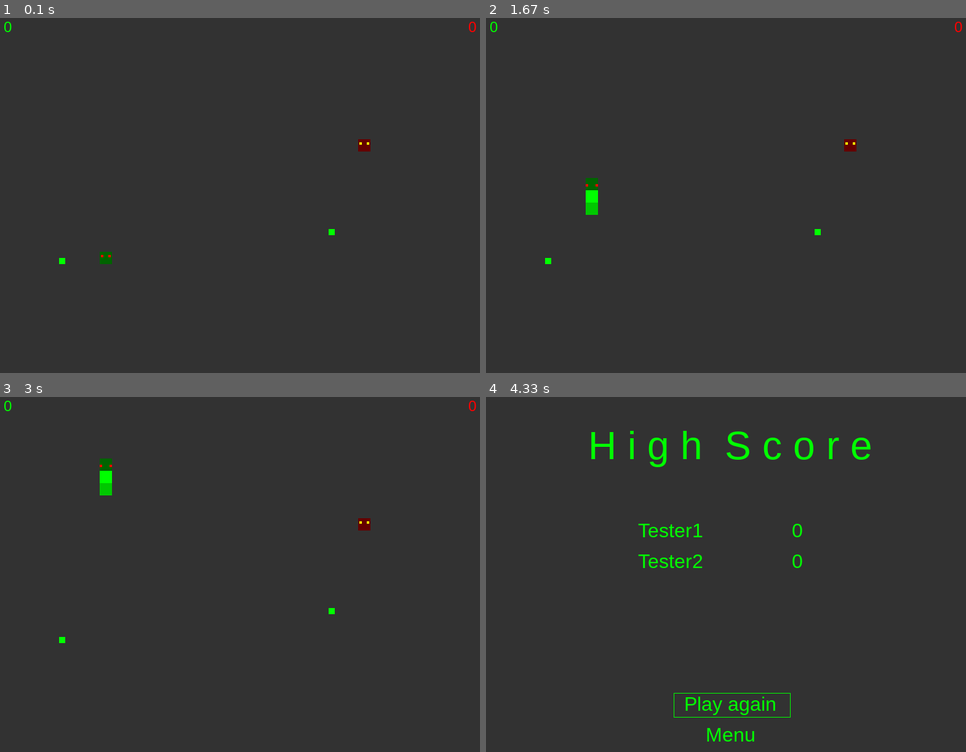
Above: before the commit, frames 1-4 (two rows, left to right).
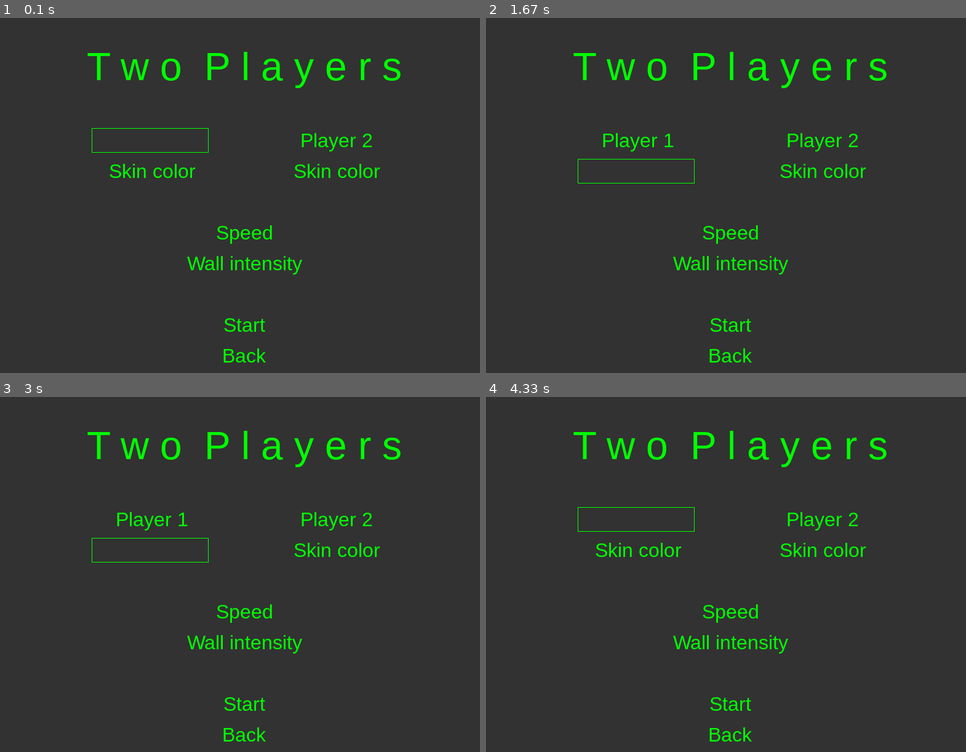
Above: after the commit, the same moments.

Repository: Basic1299/pygame_snake
Game: pygame game, started from main.py
The game is run twice, just before and just after one commit, with the same random seed, the same clock (stepped at 60 frames per second) and the same inputs.
Inputs:
- Up to frame 1 (0.1 s): no input
- Up to frame 2 (1.67 s): tap Enter at 0.33 s; hold Up 0.67-1.13 s; hold Down from 1.22 s (still down)
- Up to frame 3 (3 s): release Down at 1.68 s; hold Up 1.77-2.13 s; hold Down 2.17-2.53 s; hold Up 2.57-2.87 s; hold Down from 2.9 s (still down)
- Up to frame 4 (4.33 s): release Down at 3.2 s; hold Up 3.23-3.6 s; hold Down 3.63-4 s; hold Up from 4.03 s (still down)

The runs differ from the first frame. In frame 1, 3.0% of the frame differs, in the area x 0-100%, y 1-98%; in frame 2, 3.2%; in frame 3, 3.2%; in frame 4, 4.2%, in the area x 18-84%, y 9-98%.

Commit message:
add 2 player menu basic visualisation skeleton

Diff:
--- a/main.py
+++ b/main.py
@@ -199,7 +199,7 @@
 pressed_time = 0
 brick_intensity = 0
 bg_color = (50, 50, 50)
-game_state = "player2_game"
+game_state = "player2_menu"
 game_over_init = True
 
 # Player 1
@@ -272,14 +272,17 @@
                         menu.option += 1
 
                 if event.key == pygame.K_RETURN:
+                    # Player 1
                     if menu.option == 0:
                         game_state = "player1_menu"
                         menu.option = 0
 
+                    # 2 players
                     elif menu.option == 1:
+                        game_state = "player2_menu"
                         menu.option = 0
-                        pass
-
+
+                    # Exit
                     elif menu.option == 2:
                         pygame.quit()
                         exit()
@@ -532,6 +535,119 @@
 
         pygame.display.flip()
 
+    # PLAYER 2 MENU
+    elif game_state == "player2_menu":
+        for event in pygame.event.get():
+            if event.type == pygame.QUIT:
+                run = False
+            if event.type == pygame.KEYDOWN:
+                if event.key == pygame.K_ESCAPE:
+                    run = False
+
+                if event.key == pygame.K_UP:
+                    if menu.option > 0:
+                        menu.option -= 1
+
+                elif event.key == pygame.K_DOWN:
+                    if menu.option < 7:
+                        menu.option += 1
+
+                if event.key == pygame.K_RETURN:
+                    # Back
+                    if menu.option == 7:
+                        menu.option = 0
+                        game_state = "main_menu"
+
+        screen.fill(bg_color)
+
+        # Title
+        menu.draw_text(title_font, "T w o  P l a y e r s", (0, 255, 0), (SCREEN_WIDTH // 2, 80))
+
+        # OPTIONS
+        # player 1
+        # Name
+        if menu.option != 0:
+            if not menu.invalid_name:
+                menu.draw_text(option_font, "Player 1", (0, 255, 0), (250, 200))
+            else:
+                menu.draw_text(option_font, "Player 1", (255, 0, 0), (250, 200))
+        else:
+            pass
+
+        # Color
+        if menu.option != 1:
+            menu.draw_text(option_font, "Skin color", (0, 255, 0), (250, 250))
+        else:
+            pass
+
+        # Player 2
+        if menu.option != 2:
+            if not p2_menu.invalid_name:
+                p2_menu.draw_text(option_font, "Player 2", (0, 255, 0), (550, 200))
+            else:
+                p2_menu.draw_text(option_font, "Player 2", (255, 0, 0), (550, 200))
+        else:
+            pass
+
+        # Color
+        if menu.option != 3:
+            p2_menu.draw_text(option_font, "Skin color", (0, 255, 0), (550, 250))
+        else:
+            pass
+
+        # Common
+        # Speed
+        if menu.option != 4:
+            menu.draw_text(option_font, "Speed", (0, 255, 0), (SCREEN_WIDTH // 2, 350))
+        else:
+            pass
+
+        # Wall Intensity
+        if menu.option != 5:
+            menu.draw_text(option_font, "Wall intensity", (0, 255, 0), (SCREEN_WIDTH // 2, 400))
+        else:
+            pass
+
+        # Start, Back
+        menu.draw_text(option_font, "Start", (0, 255, 0), (SCREEN_WIDTH // 2, 500))
+        menu.draw_text(option_font, "Back", (0, 255, 0), (SCREEN_WIDTH // 2, 550))
+
+
+        # DRAW BORDERS
+        # player 1
+        # Name
+        if menu.option == 0:
+            menu.draw_border(152, 180, (0, 255, 0))
+        # Color
+        elif menu.option == 1:
+            menu.draw_border(152, 230, (0, 255, 0))
+
+        # player 2
+        # Name
+        elif menu.option == 2:
+            menu.draw_border(452, 180, (0, 255, 0))
+        # Color
+        elif menu.option == 3:
+            menu.draw_border(452, 230, (0, 255, 0))
+
+        # Common
+        # Speed
+        elif menu.option == 4:
+            menu.draw_border(SCREEN_WIDTH // 2 - 92, 330, (0, 255, 0))
+        # Wall intensity
+        elif menu.option == 5:
+            menu.draw_border(SCREEN_WIDTH // 2 - 92, 380, (0, 255, 0))
+
+        # Start
+        elif menu.option == 6:
+            menu.draw_border(SCREEN_WIDTH // 2 - 92, 480, (0, 255, 0))
+        # Back
+        elif menu.option == 7:
+            menu.draw_border(SCREEN_WIDTH // 2 - 92, 530, (0, 255, 0))
+
+
+        pygame.display.flip()
+
     # PLAYER 1 GAME
     elif game_state == "player1_game":
         for event in pygame.event.get():
